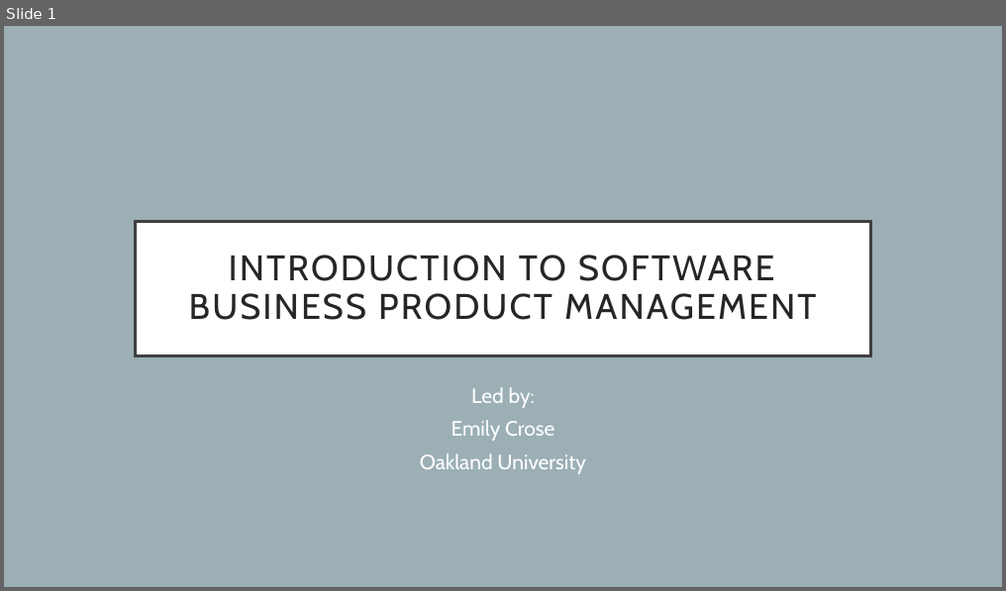
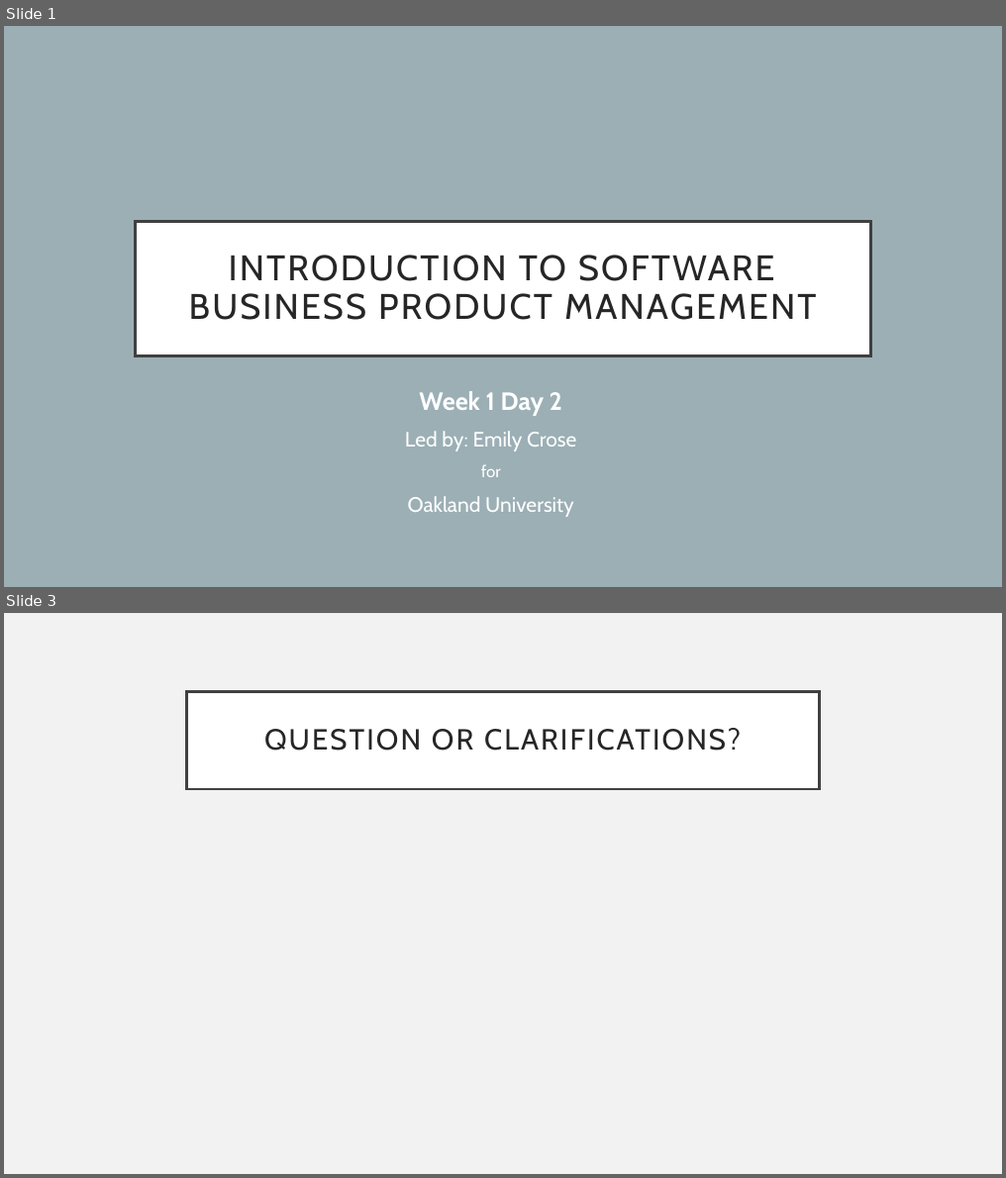
Before and after one commit to hexa-decim8/ISBPM, a slide deck: Class_Materials/Week_1/Day_2/ISBPM w1d2.pptx. Shown one above the other, each under a label of ours: slide 1 before the commit, slides 1 and 3 after it; the slides between them are not shown. The pictures are 1006x591 and 1006x1178 pixels, drawn with LibreOffice and Linux fonts; fonts in the diff are those of the drawing. Boxes give left, top, right and bottom in pixels: in the first picture for what was removed or moved away, otherwise in the second. Text is boxed around its words. In the diff, an @@ line names an element or a change of style, - is before the commit and + after.

```diff
--- a/Class_Materials/Week_1/Day_2/ISBPM w1d2.pptx
+++ b/Class_Materials/Week_1/Day_2/ISBPM w1d2.pptx
@@ slide 3 added at (4,613,1002,1174), background #F2F2F2 @@
@@ title added at (187,691,819,789), fill #FFFFFF, outline #404040 2.5 pt, 28 pt, text #262626 @@
+QUESTION OR CLARIFICATIONS?
@@ slide 1 changed as well @@
@@ subtitle "Week 1 Day 2": place and size @@
-subtitle "Week 1 Day 2" at (420,387,586,474)
+subtitle "Week 1 Day 2" at (405,391,576,517)
@@ subtitle at (405,391,576,477): text changed @@
-Led by:
-Emily Crose
+Week 1 Day 2
+Led by: Emily Crose
+for
@@ subtitle at (408,496,574,517): line spacing 0.9 to 1 @@
```
Also in this commit, not shown: 5 other slides added, 6 slides removed.
